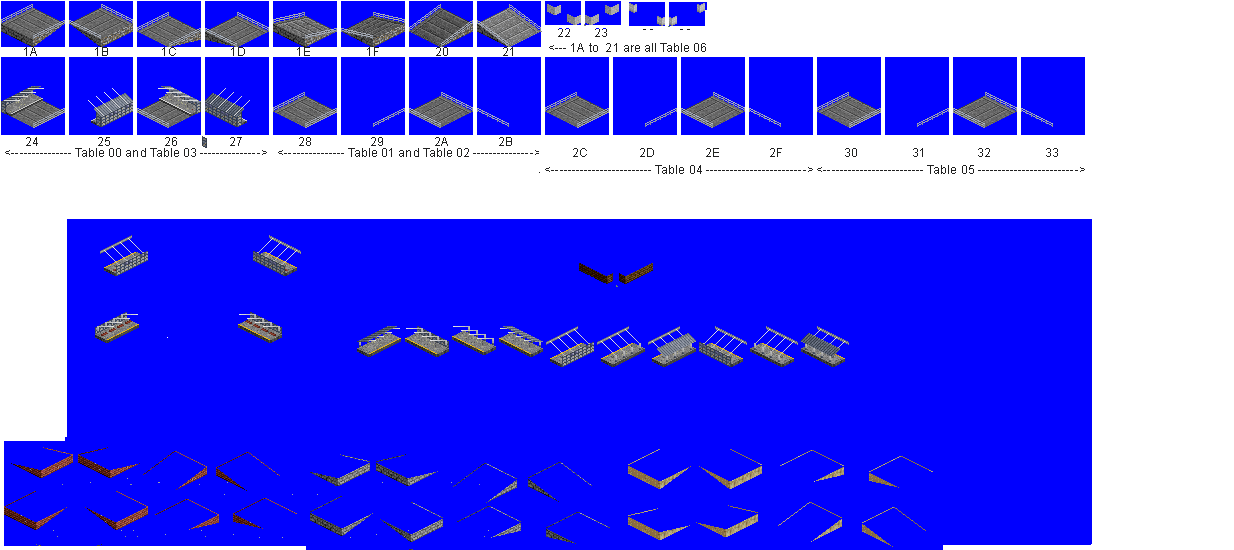
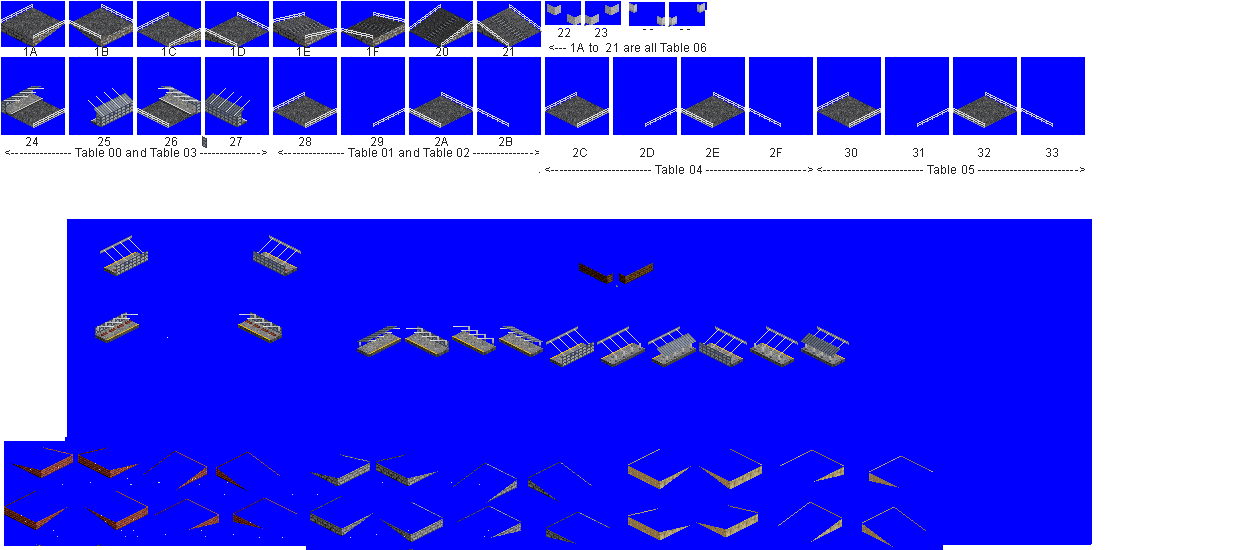
Comparing the layer stacks of the two 1234px x 550px images. Changes:
showed "glander copy", painted on it over 1, 4, 1053, 538
hid "glander silver" over 1, 4, 1053, 538
added layer "Pasted Layer #4" above "glander brown" over 1, 7, 1017, 127
